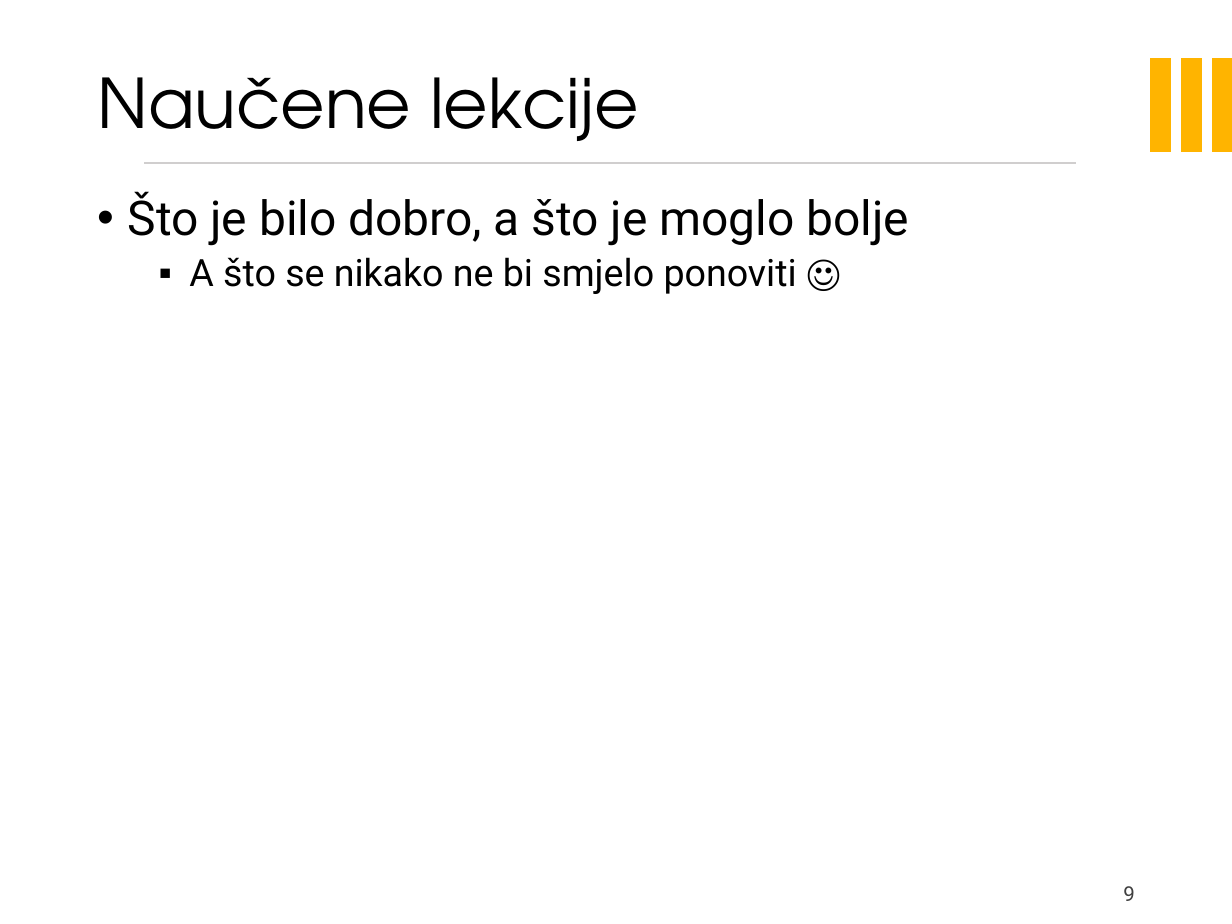
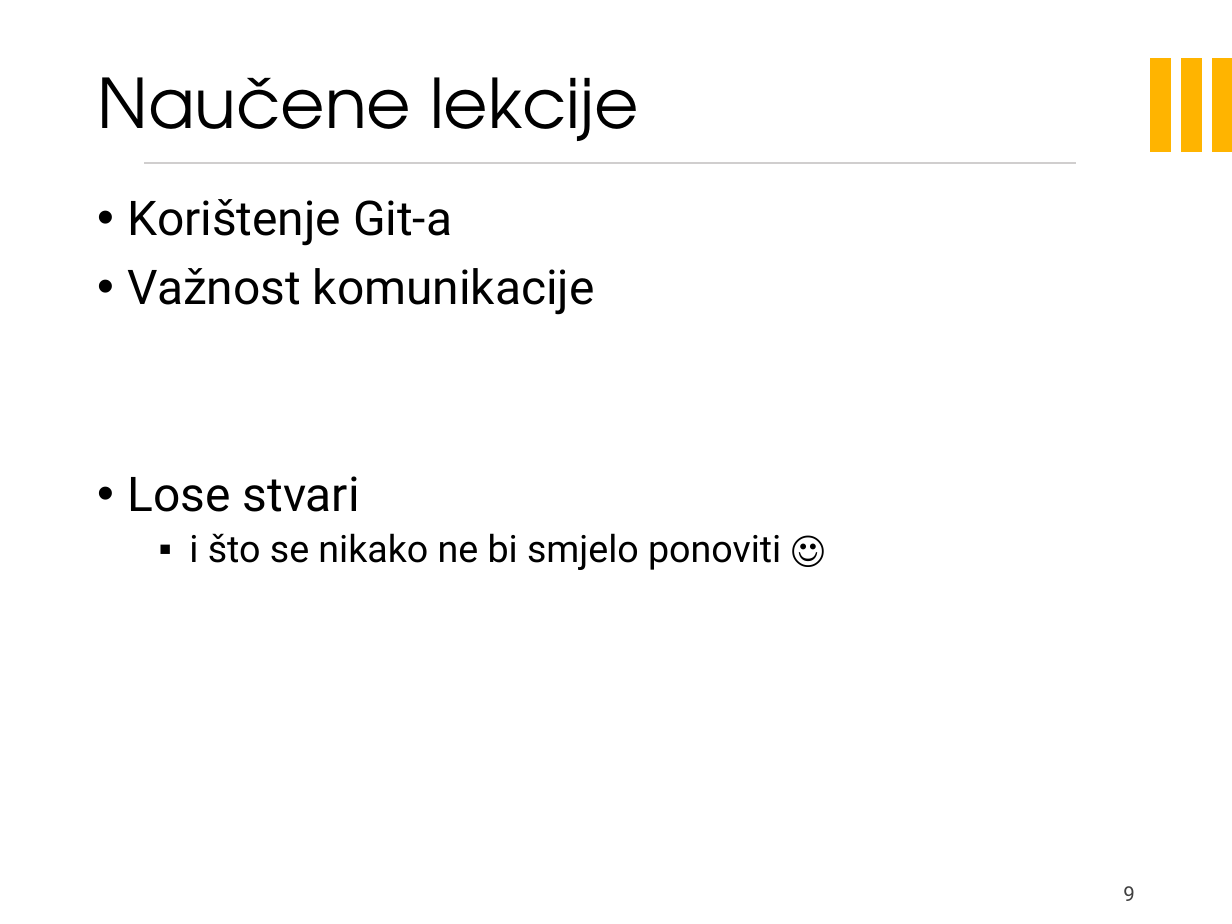
Before and after one commit to sleko01/cuvari-pasa, a slide deck: slide 9 of PrezentacijaProjekata.pptx. Drawn at 1232x924 pixels with LibreOffice and Linux fonts; fonts in the diff are those of the drawing; background and template pictures are left out. Boxes give left, top, right and bottom in pixels: in the first picture for what was removed or moved away, otherwise in the second. Text is boxed around its words. In the diff, an @@ line names an element or a change of style, - is before the commit and + after.

```diff
--- a/PrezentacijaProjekata.pptx
+++ b/PrezentacijaProjekata.pptx
@@ text at (128, 199, 781, 570): text changed @@
-• Što je bilo dobro, a što je moglo bolje
-  ▪ A što se nikako ne bi smjelo ponoviti ☺
+• Korištenje Git-a
+• Važnost komunikacije
+• Lose stvari
+  ▪ i što se nikako ne bi smjelo ponoviti ☺
```
Also in this commit, not shown: 1 other slide changed.
